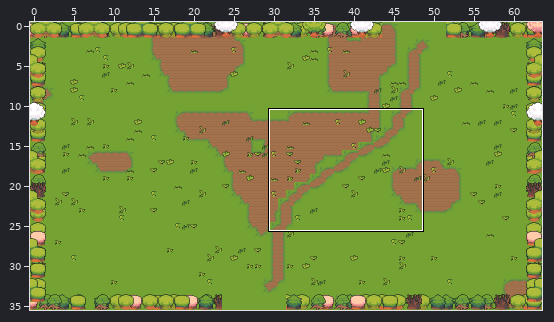
Two versions of a level (Tiled map, game/assets/resources/data/levels/chapter-2/room-11.tmx). The picture above shows the old version from afar; the outline marks the close-up.
Close-up. The starting point:
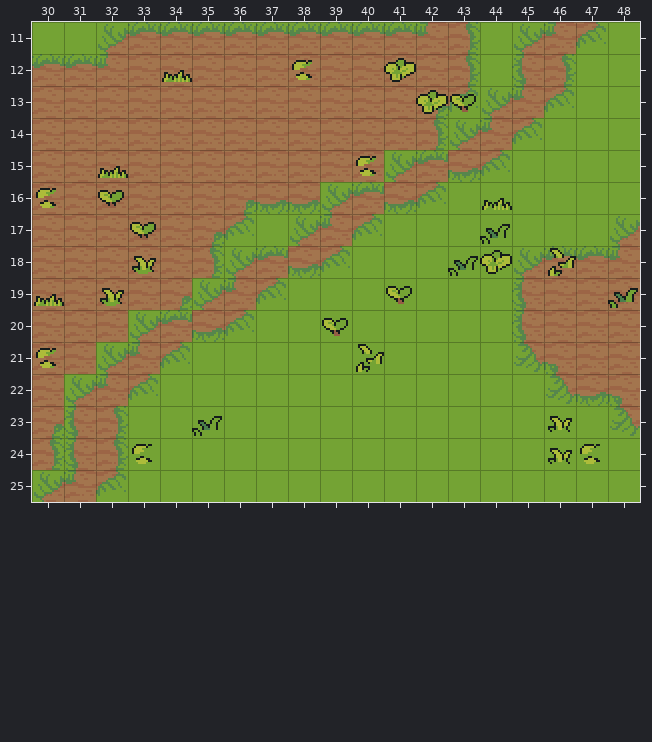
Cells are 16x16 px. Shown: x 30..48, y 11..25. The commit also changed other parts of the map, which this record leaves out.
After:
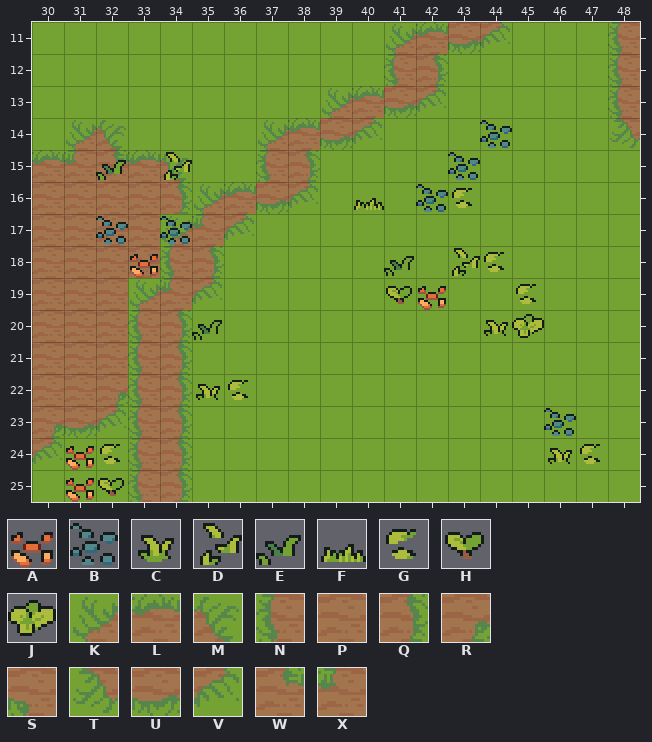
Key: from "floordetail": A 1, B 16, C 32, D 33, E 34, F 35, G 36, H 38, J 39; from "tilefloor": K 165, L 166, M 167, N 187, P 188, Q 189, R 192, S 193, T 209, U 210, V 211, W 214, X 215.
_ is an empty cell, # one hidden under a higher layer.
Tiles replaced or removed in this view: C, D, E, F, G, H, J, K, L, N, P, Q, R, S, T, U, V, X.
The edit:
Changed rows in their new state; . is an unchanged cell.
Layer "ground":
first column x 30:
11 ..____________....N
12 ______________....N
13 ______________....N
14 _KM__________.....T
15 LXWLM________......
16 ....Q__.____.......
17 ....#_............_
18 ....#..........____
19 ....#..........____
20 ...............____
21 ...............____
22 .PR.............___
23 .UV..............._
24 V..................
25 _..................
Layer "path":
first column x 30:
11 ...........KLUV___
12 ...........NQ..__.
13 .........KLUV.___.
14 .......KLUV..___..
15 .......NQ..____...
16 .....KL.V____.....
17 ....KX..___.......
18 ....N.____........
19 ...KXV__..........
20 ...NQ__...........
21 .._NQ.............
22 .__NQ.............
23 .__NQ.............
24 .__NQ.............
25 ___NQ.............
Layer "decor":
first column x 30:
12 ...._..._.._.......
13 ............__.....
14 ..............B....
15 ..E.D....._..B.....
16 _._.......F.BG_....
17 ..B_B........._....
18 ...A.......E.DG._..
19 _._.........A..G.._
20 .....E..._....CJ...
21 _........._........
22 .....CG............
23 ....._..........B..
24 .AG_...............
25 .AH................
Boxes around the changes in both close-ups, in picture pixels (x1, y1, x2, y2):
changed: (32, 22, 640, 502)
